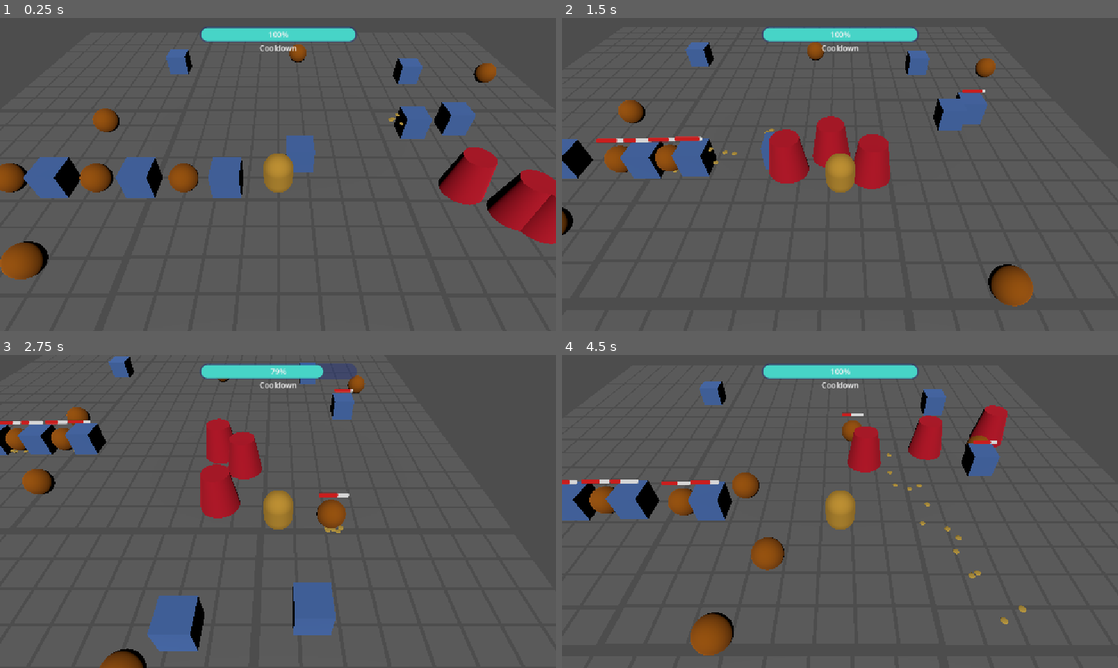
Above: before the commit, frames 1-4 (two rows, left to right).
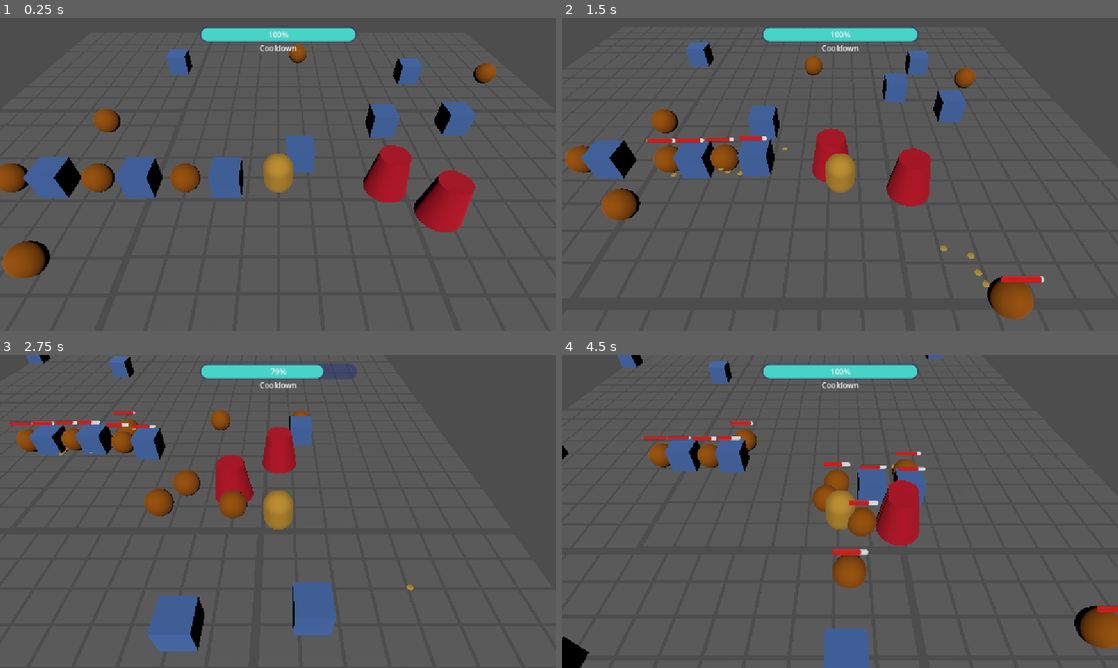
Above: after the commit, the same moments.

Repository: alexcavadora/LAGS-heartbeat
Game: Godot game, scene res://Levels/3d_test.tscn
Two runs of this game, one before a commit and one after it. Both use one fixed random seed, a clock stepped at 60 frames per second and the inputs below. The project has no main scene, so this scene is started directly.
Inputs (mouse positions are in pixels of both pictures, inside the frame that each line leads up to):
- Up to frame 1 (0.25 s): no input
- Up to frame 2 (1.5 s): move the mouse to (962, 158) at 0.52 s; hold Right (ui_right) 0.53-1.28 s; hold Space (pull_spring) 0.53-1.28 s; move the mouse to (728, 190) at 1.27 s; hold Down (ui_down) from 1.28 s (still down); tap Q (repel) at 1.35 s
- Up to frame 3 (2.75 s): tap Space (pull_spring) at 1.52, 1.55, 1.82 s; move the mouse to (333, 442) at 2.02 s; release Down (ui_down) at 2.03 s; hold Right (ui_right) from 2.03 s (still down); hold Space (pull_spring) from 2.03 s (still down)
- Up to frame 4 (4.5 s): move the mouse to (812, 574) at 2.77 s; release Right (ui_right) at 2.78 s; release Space (pull_spring) at 2.78 s; hold Up (ui_up) 2.78-3.53 s; tap Q (repel) at 2.85, 4.35 s; tap Space (pull_spring) at 3.02, 3.05, 3.32 s; move the mouse to (1006, 558) at 3.52 s; hold Space (pull_spring) 3.53-4.28 s; hold Left (ui_left) from 3.53 s (still down); move the mouse to (673, 464) at 4.27 s

The runs differ from the first frame. In frame 1, 6.8% of the frame differs, in the area x 0-100%, y 8-84%; in frame 2, 11%; in frame 3, 8.7%; in frame 4, 17%, in the area x 0-100%, y 0-100%.

Commit message:
updated docs

Diff:
--- a/Enemies/box.tscn
+++ b/Enemies/box.tscn
@@ -74,7 +74,7 @@
 mesh = SubResource("BoxMesh_ijwdr")
 
 [node name="Health" parent="." instance=ExtResource("1_7ushe")]
-health = 30
+health = 50
 
 [node name="Hitbox" parent="." instance=ExtResource("2_5gsve")]
 collision_priority = 0.5
--- a/Enemies/chasing_enemy.tscn
+++ b/Enemies/chasing_enemy.tscn
@@ -72,7 +72,7 @@
 mesh = SubResource("SphereMesh_5q8ye")
 
 [node name="Health" parent="." instance=ExtResource("2_wb176")]
-health = 30
+health = 60
 
 [node name="Hitbox" parent="." instance=ExtResource("3_dljoa")]
 
@@ -121,7 +121,7 @@
 draw_pass_1 = SubResource("SphereMesh_pm8q8")
 
 [node name="Movement" parent="." instance=ExtResource("4_dgrtn")]
-speed = 30.0
+speed = 35.0
 
 [connection signal="just_hit" from="Health" to="." method="_on_health_just_hit"]
 [connection signal="just_hit" from="Health" to="Movement" method="_on_hit_received"]
--- a/Levels/3d_test.tscn
+++ b/Levels/3d_test.tscn
@@ -1,6 +1,6 @@
 [gd_scene load_steps=12 format=3 uid="uid://bbls7m2phko18"]
 
-[ext_resource type="PackedScene" uid="uid://bx0msm0hagnj0" path="res://Player/player_and_ball.tscn" id="1_6q36a"]
+[ext_resource type="PackedScene" uid="uid://bx0msm0hagnj0" path="res://Player/players.tscn" id="1_6q36a"]
 [ext_resource type="Script" uid="uid://bydtmfnv5gj6u" path="res://Levels/level.gd" id="1_c2igh"]
 [ext_resource type="Script" uid="uid://bdd3erwlvffxt" path="res://UI/ui.gd" id="2_c2igh"]
 [ext_resource type="PackedScene" uid="uid://3qevbhnxt5xg" path="res://Enemies/box.tscn" id="4_kgbxp"]
@@ -89,27 +89,19 @@
 text = "Cooldown"
 
 [node name="Heart" parent="Player" node_paths=PackedStringArray("follow") instance=ExtResource("4_usu0y")]
-transform = Transform3D(1, 0, 0, 0, 1, 0, 0, 0, 1, 6.52017, 0.75, 0.0236596)
+transform = Transform3D(1, 0, 0, 0, 1, 0, 0, 0, 1, 3.807, 0.75, -0.0687333)
 mass = 10.0
 follow = NodePath("..")
-string_max_distance = 12.0
-s_force = 1500.0
+string_max_distance = 9.0
+s_force = 1000.0
 p_deceleration = 20.0
 
 [node name="Heart2" parent="Player" node_paths=PackedStringArray("follow") instance=ExtResource("4_usu0y")]
-transform = Transform3D(1, 0, 0, 0, 1, 0, 0, 0, 1, 3.57496, 0.75, -2.72692)
+transform = Transform3D(1, 0, 0, 0, 1, 0, 0, 0, 1, 5.27648, 0.75, 1.14792)
 mass = 10.0
 follow = NodePath("../Heart")
 string_max_distance = 3.0
-s_force = 1000.0
-p_deceleration = 65.0
-
-[node name="Heart3" parent="Player" node_paths=PackedStringArray("follow") instance=ExtResource("4_usu0y")]
-transform = Transform3D(1, 0, 0, 0, 1, 0, 0, 0, 1, 9.94094, 0.75, 3.86739)
-mass = 10.0
-follow = NodePath("../Heart2")
-string_max_distance = 3.0
-s_force = 1000.0
+s_force = 500.0
 p_deceleration = 65.0
 
 [node name="tilesito" type="StaticBody3D" parent="."]
@@ -2754,8 +2746,8 @@
 
 [node name="Wall" type="StaticBody3D" parent="."]
 transform = Transform3D(1, 0, 0, 0, 1, 0, 0, 0, 1, -0.902096, -0.0341563, 0.00287056)
-collision_layer = 7
-collision_mask = 7
+collision_layer = 135
+collision_mask = 135
 
 [node name="CollisionShape3D" type="CollisionShape3D" parent="Wall"]
 transform = Transform3D(1, 0, 0, 0, 1, 0, 0, 0, 1, -12.8577, 1, 0)
@@ -2763,8 +2755,8 @@
 
 [node name="Wall2" type="StaticBody3D" parent="."]
 transform = Transform3D(-0.00254174, -0.000105, -0.999997, -0.00169059, 0.999999, -0.000100717, 0.999995, 0.00169033, -0.00254191, 0, 0, -2.59529)
-collision_layer = 7
-collision_mask = 7
+collision_layer = 135
+collision_mask = 135
 
 [node name="CollisionShape3D" type="CollisionShape3D" parent="Wall2"]
 transform = Transform3D(1, 0, 0, 0, 1, 0, 0, 0, 1, -12.8577, 1, 0)
@@ -2772,8 +2764,8 @@
 
 [node name="Wall3" type="StaticBody3D" parent="."]
 transform = Transform3D(-0.999995, -0.00169033, 0.00254196, -0.00169059, 0.999999, -0.000100717, -0.00254178, -0.000105, -0.999997, 0.909363, 0, 0.38668)
-collision_layer = 7
-collision_mask = 7
+collision_layer = 135
+collision_mask = 135
 
 [node name="CollisionShape3D" type="CollisionShape3D" parent="Wall3"]
 transform = Transform3D(1, 0, 0, 0, 1, 0, 0, 0, 1, -12.8577, 1, 0)
@@ -2781,8 +2773,8 @@
 
 [node name="Wall4" type="StaticBody3D" parent="."]
 transform = Transform3D(0.00254183, 0.000105, 0.999997, -0.00169059, 0.999999, -0.000100717, -0.999995, -0.00169033, 0.002542, 0, 0, 2.74571)
-collision_layer = 7
-collision_mask = 7
+collision_layer = 135
+collision_mask = 135
 
 [node name="CollisionShape3D" type="CollisionShape3D" parent="Wall4"]
 transform = Transform3D(1, 0, 0, 0, 1, 0, 0, 0, 1, -12.8577, 1, 0)
--- a/Player/player_chained.gd
+++ b/Player/player_chained.gd
@@ -82,14 +82,14 @@
 		var force = direction * exceed * s_force * -1.0
 		var horizontal_velocity = Vector3(velocity.x, 0, velocity.z)
 		force -= horizontal_velocity * s_damping
-		velocity.x = min(velocity.x + force.x * delta, force.x * 0.1)
-		velocity.z = min(velocity.z + force.z * delta, force.z * 0.1)
+		velocity.x = min(velocity.x + force.x * delta, force.x * 0.07)
+		velocity.z = min(velocity.z + force.z * delta, force.z * 0.07)
 
 func _unhandled_input(_event: InputEvent) -> void:
 	if Input.is_action_pressed("pull_spring"):
 		#print("pulling")
+		corazon.pulled = true
 		is_pulling = true
-		corazon.pulled = true
 	elif Input.is_action_just_released("pull_spring"):
 		is_pulling = false
 		corazon.pulled = false
--- a/project.godot
+++ b/project.godot
@@ -17,6 +17,16 @@
 [display]
 
 window/stretch/mode="canvas_items"
+
+[file_customization]
+
+folder_colors={
+"res://Components/": "yellow",
+"res://Enemies/": "red",
+"res://Levels/": "orange",
+"res://Player/": "purple",
+"res://assets/": "gray"
+}
 
 [global_group]
 
Renamed: Player/player_and_ball.tscn -> Player/players.tscn
Not shown, changed: .gitignore
Not shown, removed: docs/Animaciones.xlsx
Not shown, added: docs/Progress.xlsx
